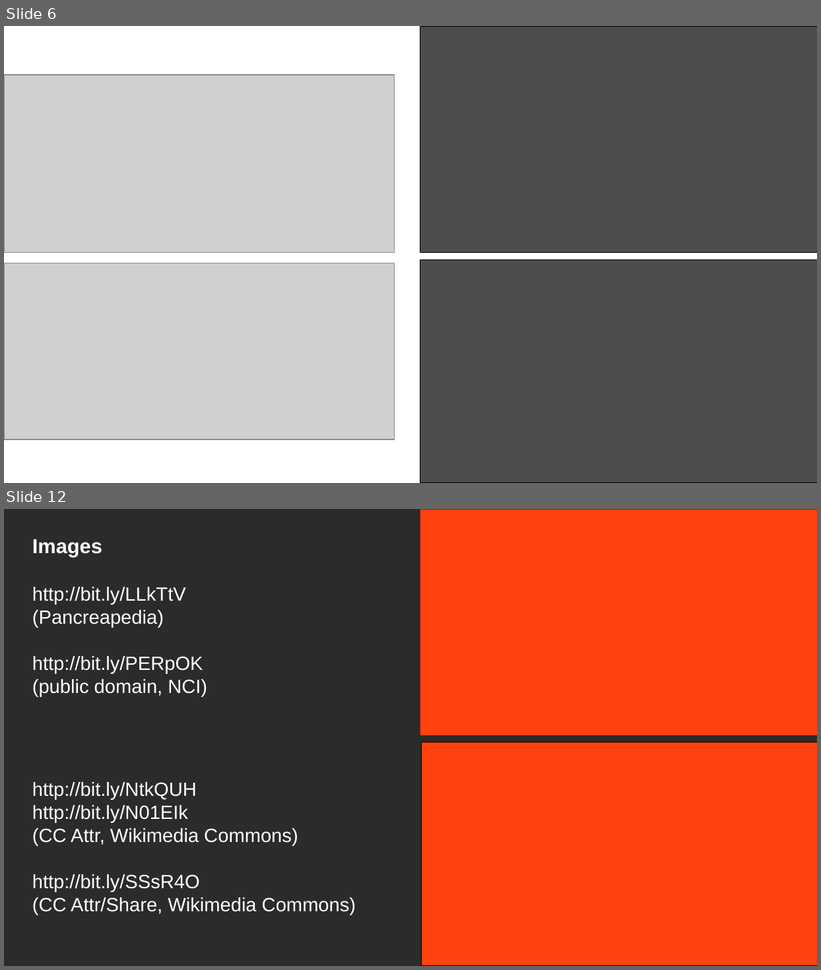
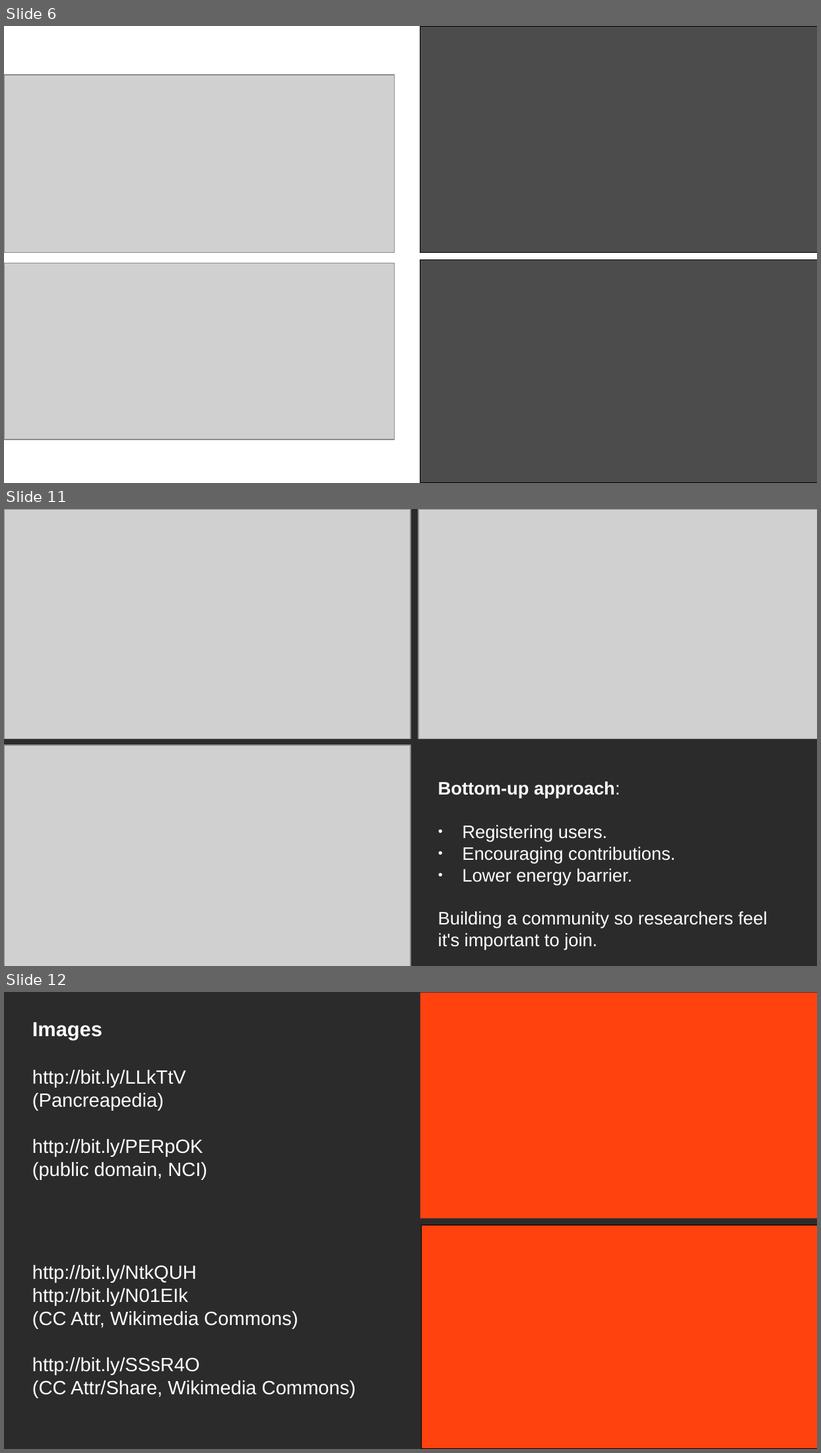
Before and after one commit to bryanesmith/panc-lightning-talk, a slide deck: pancreapedia-mlib-lightning.2012-07.odp. Shown one above the other, each under a label of ours: slides 6 and 12 before the commit, slides 6, 11 and 12 after it; the slides between them are not shown. The pictures are 821x970 and 821x1453 pixels, drawn with LibreOffice and Linux fonts; fonts in the diff are those of the drawing; grey boxes stand for pictures; background and template pictures are left out; a plain dark background stands for a picture behind light text. Boxes give left, top, right and bottom in pixels: in the first picture for what was removed or moved away, otherwise in the second. Text is boxed around its words. In the diff, an @@ line names an element or a change of style, - is before the commit and + after.

Commit message:
Added text to remaining slides... =)

```diff
--- a/pancreapedia-mlib-lightning.2012-07.odp
+++ b/pancreapedia-mlib-lightning.2012-07.odp
@@ slide 11 added at (4,509,817,966), background picture (left out) @@
@@ picture added at (4,509,411,739) @@
@@ picture added at (418,509,817,739) @@
@@ picture added at (4,746,411,966) @@
@@ text added at (438,782,768,951), 16 pt, text #FFFFFF @@
+Bottom-up approach:
+● Registering users.
+● Encouraging contributions.
+● Lower energy barrier.
+Building a community so researchers feel
+it's important to join.
```
Also in this commit, not shown: 4 other slides added, 5 slides removed.
